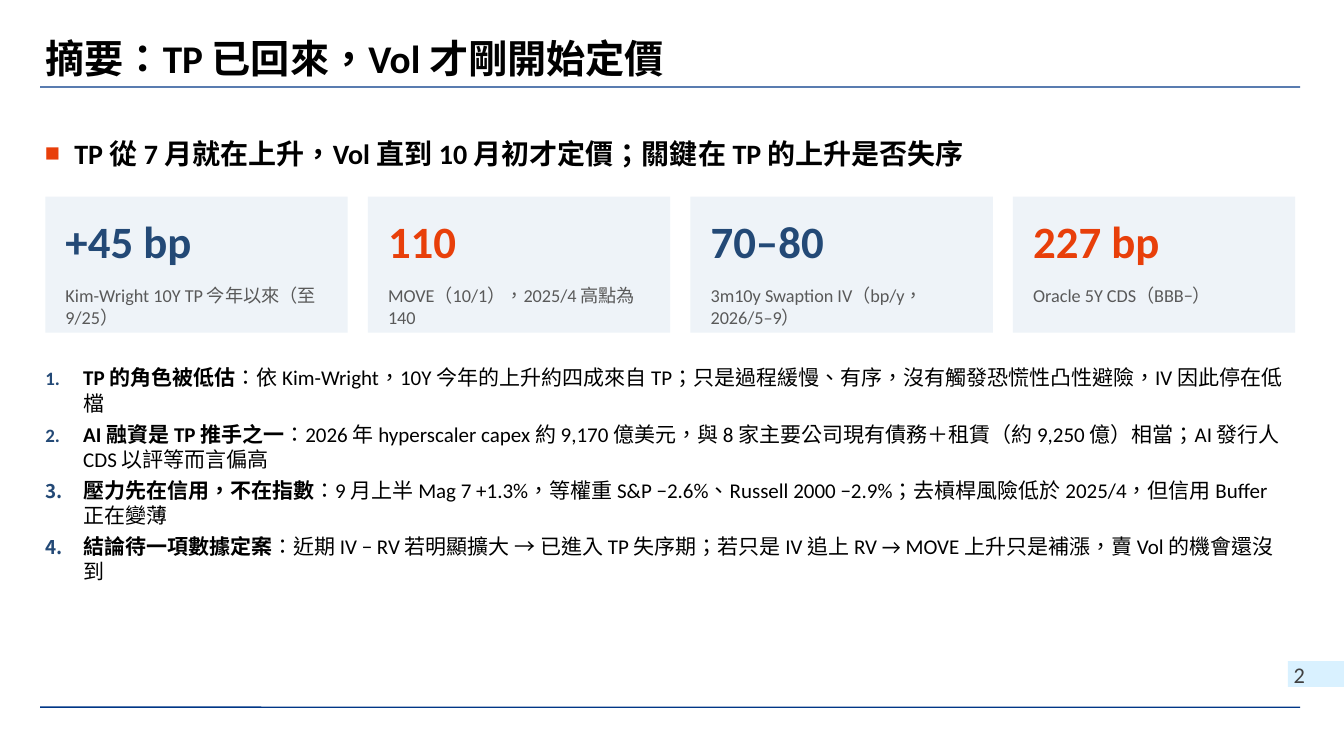
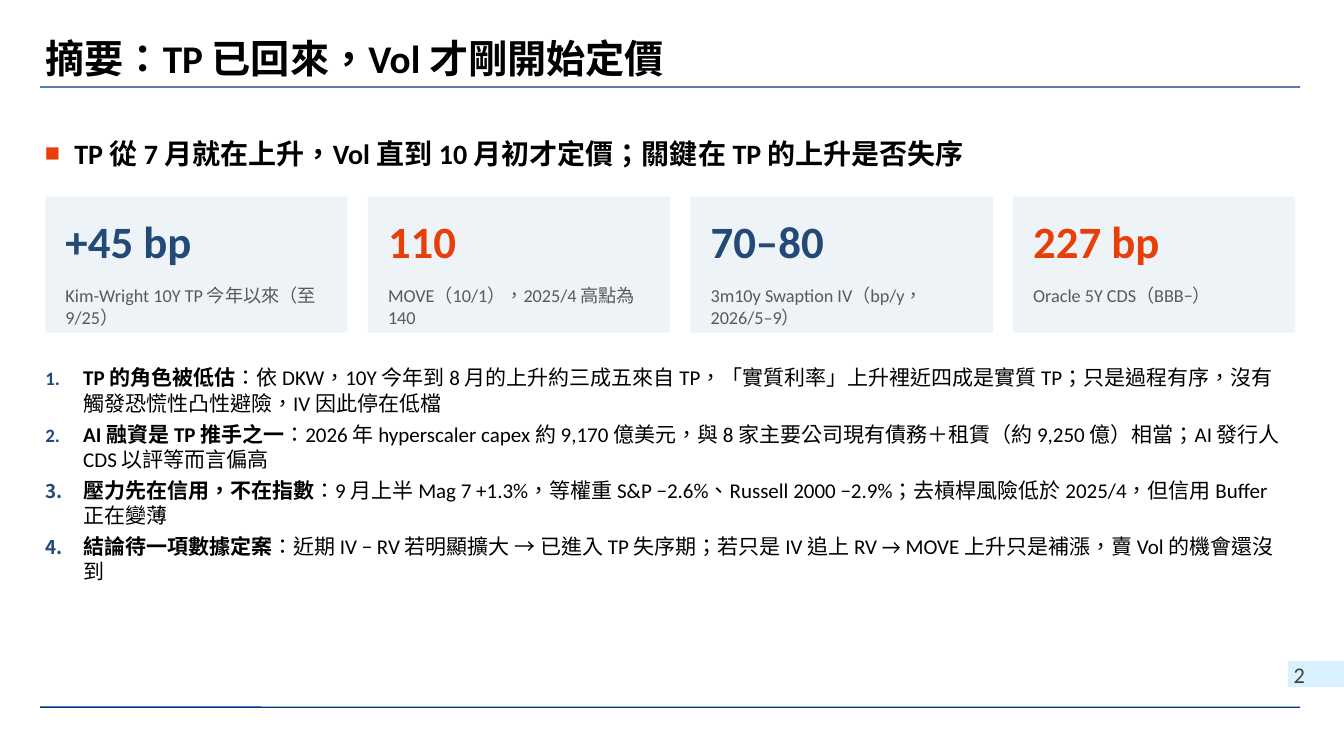
Before and after one commit to wlinoxox/US-Bond-Vol, a slide deck: slide 2 of slides/2026-10-03_us-treasury-vol-regime-change.pptx. Drawn at 1344x756 pixels with LibreOffice and Linux fonts; fonts in the diff are those of the drawing; background and template pictures are left out. Boxes give left, top, right and bottom in pixels: in the first picture for what was removed or moved away, otherwise in the second. Text is boxed around its words. In the diff, an @@ line names an element or a change of style, - is before the commit and + after.

```diff
--- a/slides/2026-10-03_us-treasury-vol-regime-change.pptx
+++ b/slides/2026-10-03_us-treasury-vol-regime-change.pptx
@@ text at (x1=83, y1=367, x2=1272, y2=413): text changed @@
-1. TP 的角色被低估：依 Kim-Wright，10Y 今年的上升約四成來自 TP；只是過程緩慢、有序，沒有觸發恐慌性凸性避險，IV 因此停在低檔
+1. TP 的角色被低估：依 DKW，10Y 今年到 8 月的上升約三成五來自 TP，「實質利率」上升裡近四成是實質 TP；只是過程有序，沒有觸發恐慌性凸性避險，IV 因此停在低檔
```
Also in this commit, not shown: 3 other slides changed, 1 slide added, 1 other file.
